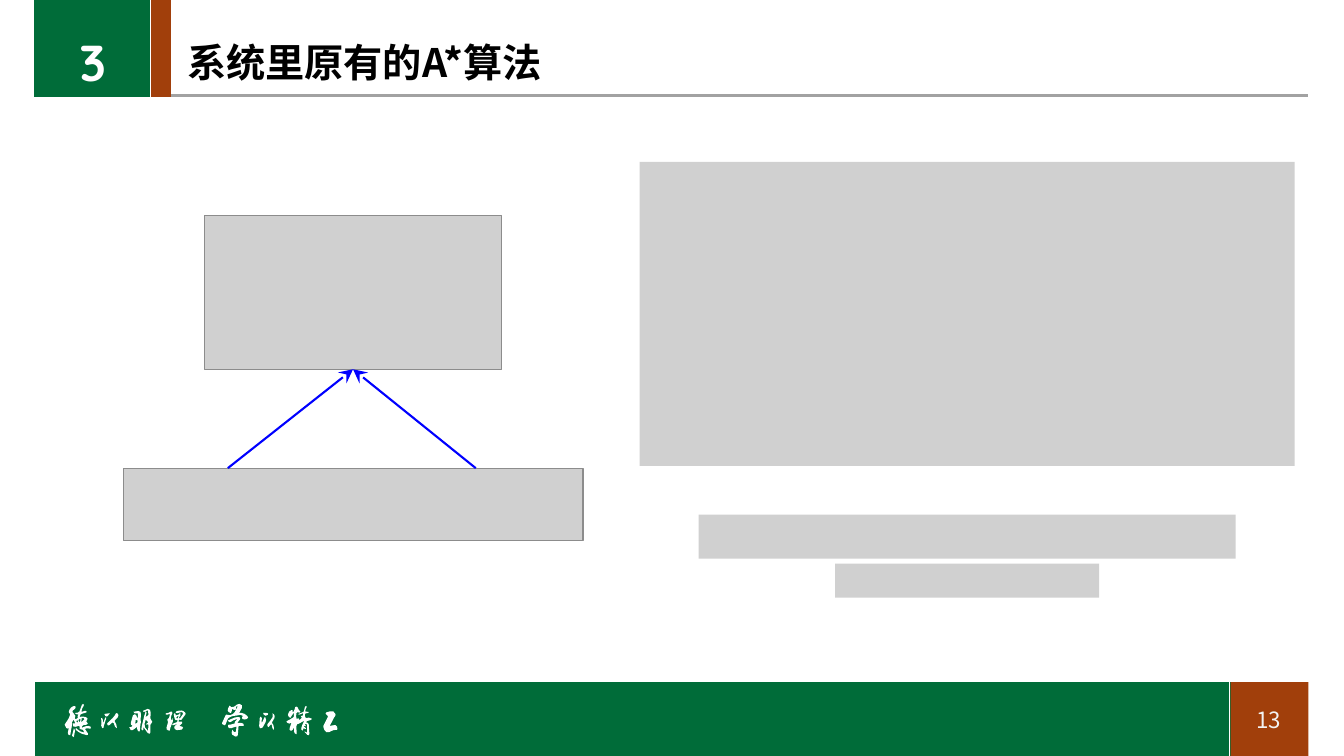
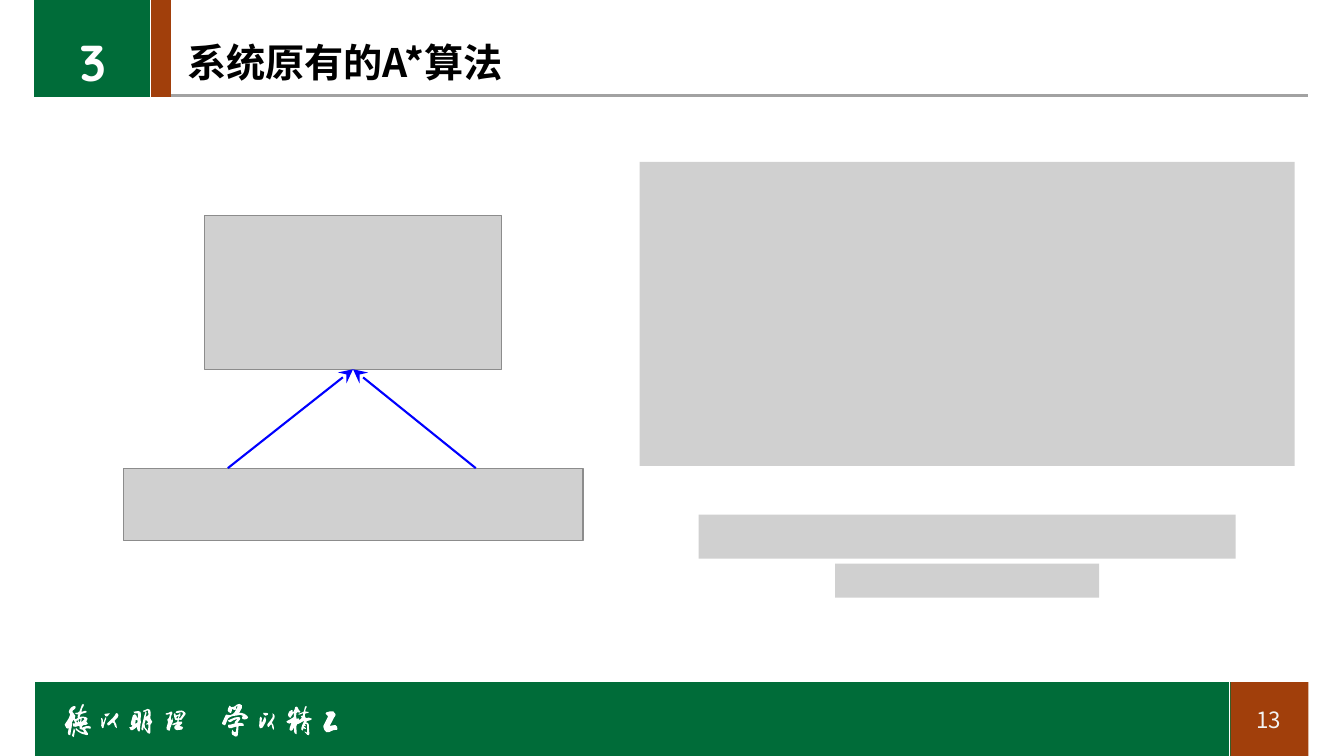
Before and after one commit to LancerEnk/GraduationDesign, a slide deck: slide 13 of doc/汇报ppt.pptx. Drawn at 1344x756 pixels with LibreOffice and Linux fonts; fonts in the diff are those of the drawing; grey boxes stand for pictures; background and template pictures are left out. Boxes give left, top, right and bottom in pixels: in the first picture for what was removed or moved away, otherwise in the second. Text is boxed around its words. In the diff, an @@ line names an element or a change of style, - is before the commit and + after.

```diff
--- a/doc/汇报ppt.pptx
+++ b/doc/汇报ppt.pptx
@@ title at (187,43,502,81): text changed @@
-系统里原有的A*算法
+系统原有的A*算法
```
Also in this commit, not shown: 9 other slides changed, 3 slides added, 1 slide removed.
